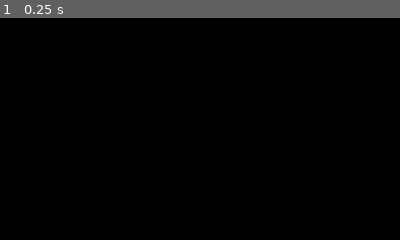
Above: before the commit, frame 1.
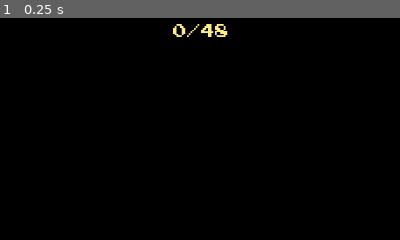
Above: after the commit, the same moment.

Repository: theoratkin/little-light-hoarder
Game: Godot game, scene res://scene/root.tscn
Same seed, same stepped clock (60 frames per second), same inputs: the game is played once before the commit and once after it.
Inputs:
- Up to frame 1 (0.25 s): no input
The pictures show only the part of the screen within x 25-75%, y 0-50%; the shares and areas given below are measured in that part.

The runs differ from the first frame. In frame 1, 0.4% of the frame differs, in the area x 43-57%, y 2-9%.

Commit message:
Add lights counter

Diff:
--- /dev/null
+++ b/font/default.tres
@@ -0,0 +1,6 @@
+[gd_resource type="DynamicFont" load_steps=2 format=2]
+
+[ext_resource path="res://font/PressStart2P-Regular.ttf" type="DynamicFontData" id=1]
+
+[resource]
+font_data = ExtResource( 1 )
--- a/scene/hub.gd
+++ b/scene/hub.gd
@@ -8,7 +8,7 @@
 
 # Called when the node enters the scene tree for the first time.
 func _ready():
-	var collected = get_node("/root/root").lights_collected
+	var collected = get_node("/root/root").get_lights_count()
 	var total = get_node("/root/root").total_lights
 	var p = float(collected) / total
 	if p > .1:
--- a/scene/hub.tscn
+++ b/scene/hub.tscn
@@ -7,7 +7,7 @@
 [ext_resource path="res://prefab/light_hub.tscn" type="PackedScene" id=5]
 [ext_resource path="res://scene/hub.gd" type="Script" id=6]
 
-[node name="level" type="Node2D"]
+[node name="hub" type="Node2D"]
 script = ExtResource( 6 )
 
 [node name="world" type="TileMap" parent="."]
--- a/scene/level_01.tscn
+++ b/scene/level_01.tscn
@@ -5,7 +5,7 @@
 [ext_resource path="res://tileset.tres" type="TileSet" id=3]
 [ext_resource path="res://prefab/teleporter.tscn" type="PackedScene" id=4]
 
-[node name="level" type="Node2D"]
+[node name="level_01" type="Node2D"]
 position = Vector2( 184, 64 )
 
 [node name="world" type="TileMap" parent="."]
--- a/scene/level_02.tscn
+++ b/scene/level_02.tscn
@@ -5,7 +5,7 @@
 [ext_resource path="res://tileset.tres" type="TileSet" id=3]
 [ext_resource path="res://prefab/teleporter.tscn" type="PackedScene" id=4]
 
-[node name="level" type="Node2D"]
+[node name="level_02" type="Node2D"]
 
 [node name="world" type="TileMap" parent="."]
 tile_set = ExtResource( 3 )
--- a/scene/level_03.tscn
+++ b/scene/level_03.tscn
@@ -5,7 +5,7 @@
 [ext_resource path="res://tileset.tres" type="TileSet" id=3]
 [ext_resource path="res://prefab/teleporter.tscn" type="PackedScene" id=4]
 
-[node name="level" type="Node2D"]
+[node name="level_03" type="Node2D"]
 
 [node name="world" type="TileMap" parent="."]
 tile_set = ExtResource( 3 )
--- a/scene/level_04.tscn
+++ b/scene/level_04.tscn
@@ -5,7 +5,7 @@
 [ext_resource path="res://tileset.tres" type="TileSet" id=3]
 [ext_resource path="res://prefab/teleporter.tscn" type="PackedScene" id=4]
 
-[node name="level" type="Node2D"]
+[node name="level_04" type="Node2D"]
 
 [node name="world" type="TileMap" parent="."]
 tile_set = ExtResource( 3 )
--- a/scene/level_05.tscn
+++ b/scene/level_05.tscn
@@ -5,7 +5,7 @@
 [ext_resource path="res://tileset.tres" type="TileSet" id=3]
 [ext_resource path="res://prefab/teleporter.tscn" type="PackedScene" id=4]
 
-[node name="level" type="Node2D"]
+[node name="level_05" type="Node2D"]
 
 [node name="world" type="TileMap" parent="."]
 tile_set = ExtResource( 3 )
--- a/scene/root.tscn
+++ b/scene/root.tscn
@@ -1,8 +1,9 @@
-[gd_scene load_steps=16 format=2]
+[gd_scene load_steps=17 format=2]
 
 [ext_resource path="res://scene/hub.tscn" type="PackedScene" id=1]
 [ext_resource path="res://script/player.gd" type="Script" id=2]
 [ext_resource path="res://texture/characters.png" type="Texture" id=3]
+[ext_resource path="res://font/default.tres" type="DynamicFont" id=4]
 [ext_resource path="res://script/game.gd" type="Script" id=5]
 
 [sub_resource type="CapsuleShape2D" id=1]
@@ -70,7 +71,7 @@
 [node name="root" type="Node2D"]
 script = ExtResource( 5 )
 
-[node name="level" parent="." instance=ExtResource( 1 )]
+[node name="hub" parent="." instance=ExtResource( 1 )]
 
 [node name="camera" type="Camera2D" parent="."]
 position = Vector2( 112, 64 )
@@ -108,3 +109,20 @@
 disable_3d = true
 usage = 1
 render_target_update_mode = 3
+
+[node name="gui" type="CanvasLayer" parent="."]
+
+[node name="count" type="MarginContainer" parent="gui"]
+anchor_left = 0.5
+anchor_right = 0.5
+margin_left = -32.0
+margin_right = 32.0
+margin_bottom = 40.0
+
+[node name="text" type="Label" parent="gui/count"]
+modulate = Color( 1, 0.92549, 0.521569, 1 )
+margin_top = 12.0
+margin_right = 64.0
+margin_bottom = 28.0
+custom_fonts/font = ExtResource( 4 )
+text = "0/48"
--- a/script/game.gd
+++ b/script/game.gd
@@ -8,22 +8,37 @@
 var player_start_pos
 
 var current_scene = null
+var current_scene_name = "hub"
 
 var total_lights = 48
-var lights_collected = 0
+var current_scene_lights = 0
+var lights_collected = {"hub" : 0}
 
 func _ready():
 	player_start_pos = player.position
 	light_node.texture = light_mask_viewport.get_texture()
 	get_node("light").visible = true
-	current_scene = get_node("level")
+	current_scene = get_node("hub")
 
 
 func on_light_collect():
-	lights_collected += 1
+	current_scene_lights += 1
+	lights_collected[current_scene_name] = max(lights_collected[current_scene_name], current_scene_lights)
+	get_node("gui/count/text").text = "%d/%d" % [get_lights_count(), total_lights]
+
+
+func get_lights_count():
+	var sum = 0
+	for val in lights_collected.values():
+		sum += val
+	return sum
 
 
 func load_scene(scene_name):
+	if not scene_name in lights_collected:
+		lights_collected[scene_name] = 0
+	current_scene_lights = 0
+	current_scene_name = scene_name
 	# clearing viewport lights
 	for n in light_mask_viewport.get_children():
 		light_mask_viewport.remove_child(n)
--- /dev/null
+++ b/script/level.gd
@@ -0,0 +1,14 @@
+extends Node
+
+
+var lights_collected = 0
+
+
+# Called when the node enters the scene tree for the first time.
+func _ready():
+	lights_collected = 0
+	pass # Replace with function body.
+
+
+func on_light_collect():
+	lights_collected += 1
Binary file added: font/PressStart2P-Regular.ttf
Binary file added: font/tic-80-wide-font.ttf
